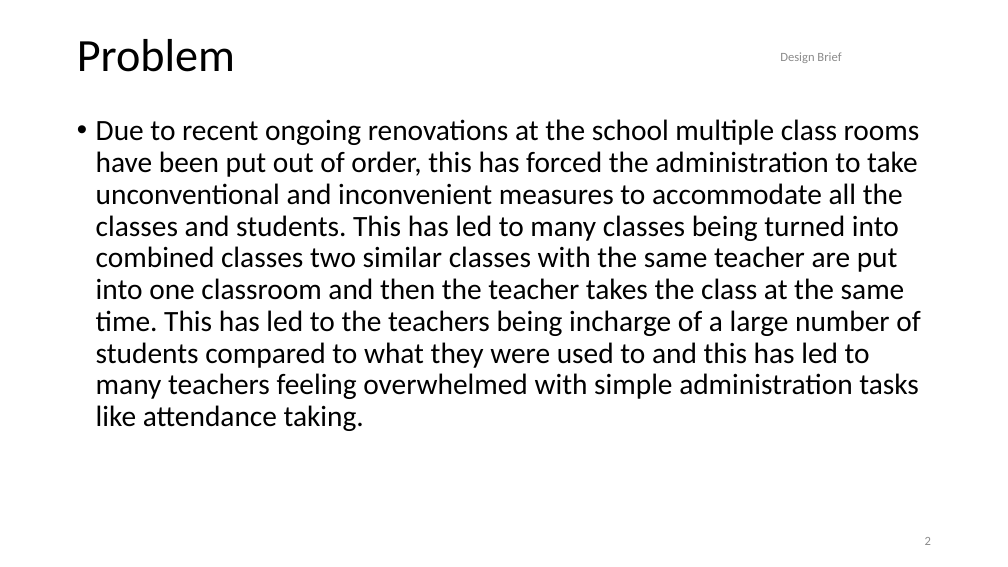
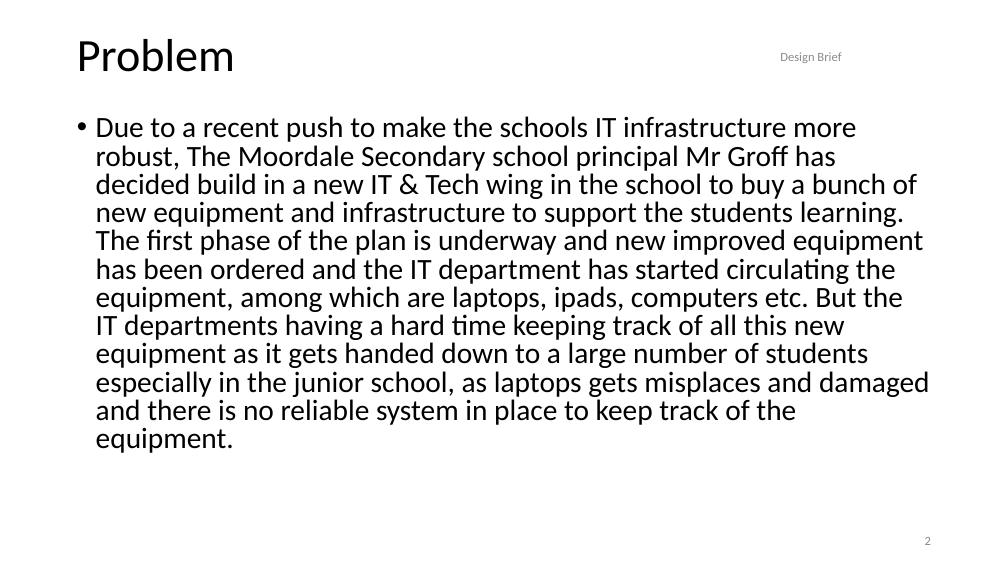
Before and after one commit to Karna-A/Sys-Engineering, a slide deck: slide 2 of Folio/Design Brief RFID FINAL.pptx. Drawn at 1008x567 pixels with LibreOffice and Linux fonts; fonts in the diff are those of the drawing. Boxes give left, top, right and bottom in pixels: in the first picture for what was removed or moved away, otherwise in the second. Text is boxed around its words. In the diff, an @@ line names an element or a change of style, - is before the commit and + after.

```diff
--- a/Folio/Design Brief RFID FINAL.pptx
+++ b/Folio/Design Brief RFID FINAL.pptx
@@ text at [96,116,930,453]: text changed @@
-• Due to recent ongoing renovations at the school multiple class rooms have been put out of order, this has forced the administration to take unconventional and inconvenient measures to accommodate all the classes and students. This has led to many classes being turned into combined classes two similar classes with the same teacher are put into one classroom and then the teacher takes the class at the same time. This has led to the teachers being incharge of a large number of students compared to what they were used to and this has led to many teachers feeling overwhelmed with simple administration tasks like attendance taking.
+• Due to a recent push to make the schools IT infrastructure more robust, The Moordale Secondary school principal Mr Groff has decided build in a new IT & Tech wing in the school to buy a bunch of new equipment and infrastructure to support the students learning. The first phase of the plan is underway and new improved equipment has been ordered and the IT department has started circulating the equipment, among which are laptops, ipads, computers etc. But the IT departments having a hard time keeping track of all this new equipment as it gets handed down to a large number of students especially in the junior school, as laptops gets misplaces and damaged and there is no reliable system in place to keep track of the equipment.
```
Also in this commit, not shown: 7 other slides changed, 1 other file.
